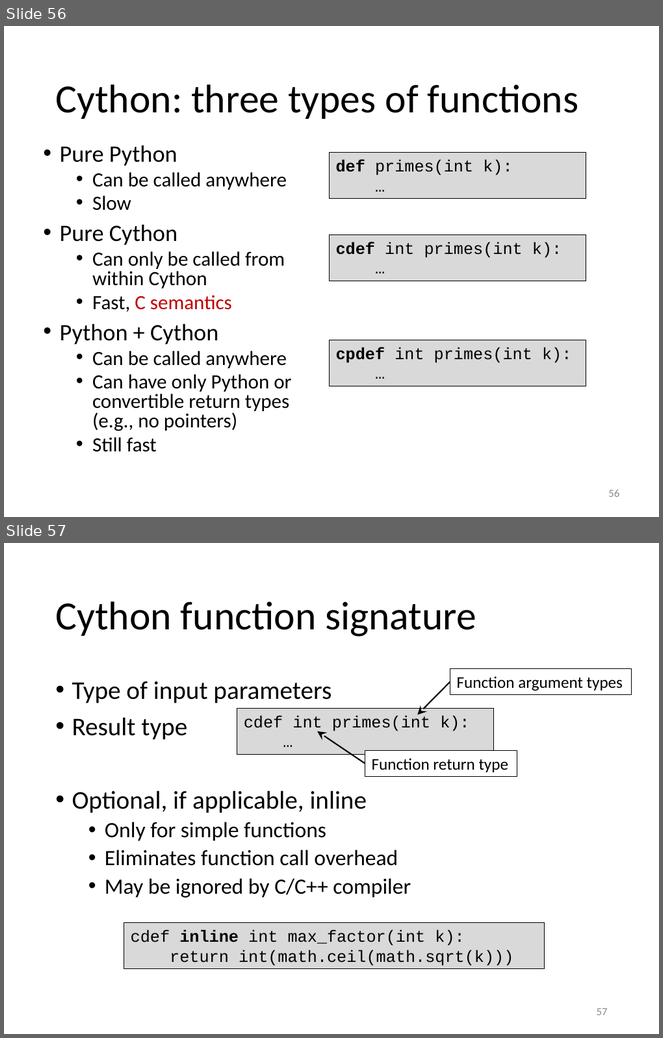
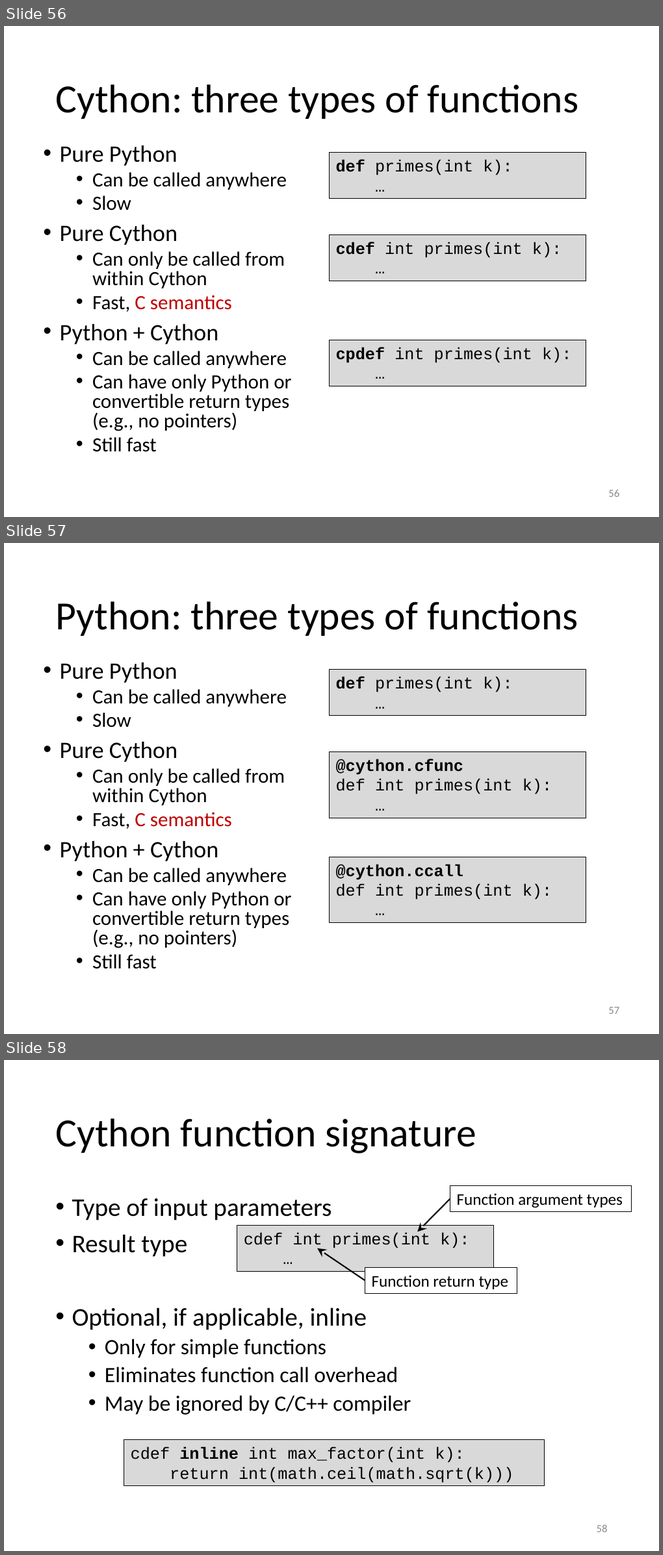
Before and after one commit to gjbex/Python-for-HPC, a slide deck: python_for_hpc.pptx. Shown one above the other, each under a label of ours: slides 56 and 57 before the commit, slides 56, 57 and 58 after it. The pictures are 663x1038 and 663x1555 pixels, drawn with LibreOffice and Linux fonts; fonts in the diff are those of the drawing. Boxes give left, top, right and bottom in pixels: in the first picture for what was removed or moved away, otherwise in the second. Text is boxed around its words. In the diff, an @@ line names an element or a change of style, - is before the commit and + after.

Commit message:
Update functions for Cython 3.x

```diff
--- a/python_for_hpc.pptx
+++ b/python_for_hpc.pptx
@@ slide 57 added at box(4, 543, 659, 1034), background #FFFFFF @@
@@ title added at box(55, 601, 579, 636), 44 pt, text #000000 @@
+Python: three types of functions
@@ text added at box(60, 662, 291, 969), 22.2 pt, text #000000 @@
+• Pure Python
+  • Can be called anywhere
+  • Slow
+• Pure Cython
+  • Can only be called from within Cython
+  • Fast, C semantics
+• Python + Cython
+  • Can be called anywhere
+  • Can have only Python or convertible return types (e.g., no pointers)
+  • Still fast
@@ rectangle added at box(330, 670, 586, 716), fill #D9D9D9, outline #000000 0.75 pt, 18 pt, text #000000 @@
+def primes(int k):
+…
@@ rectangle added at box(330, 752, 586, 818), fill #D9D9D9, outline #000000 0.75 pt, 18 pt, text #000000 @@
+@cython.cfunc
+def int primes(int k):
+…
@@ rectangle added at box(330, 857, 586, 923), fill #D9D9D9, outline #000000 0.75 pt, 18 pt, text #000000 @@
+@cython.ccall
+def int primes(int k):
+…
@@ page number added at box(608, 1007, 620, 1014), 12 pt, text #8C8C8C @@
+57
@@ what was slide 57 is now slide 58 @@
@@ page number at box(597, 1525, 608, 1533): text changed @@
-57
+58
```
Also in this commit, not shown: 2 slides changed, 2 other slides added.
